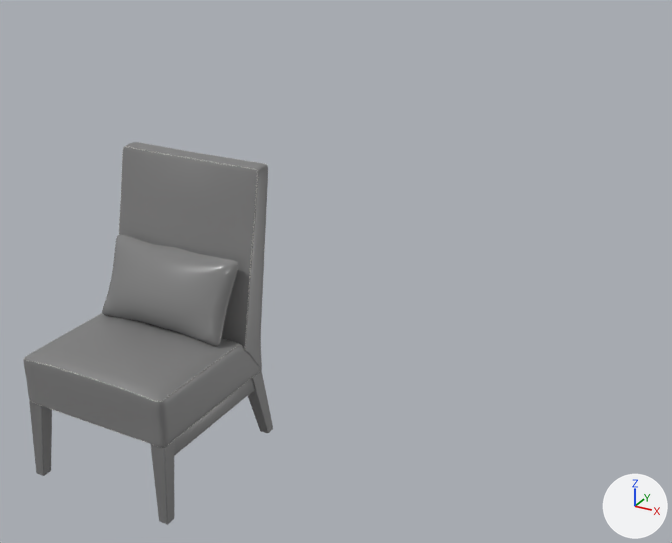
The COLLADA model Chair45.DAE: old version first, new version second.
Before and after are seen from a camera (50 mm lens) standing at (3.14, -2.44, 2.17) and looking at (0.98, 1.49, 0.21). Every picture has the same lights, and +X, +Y and +Z are marked at lower right.

Names of what the first picture shows: 'Vol2_Chair0045'.
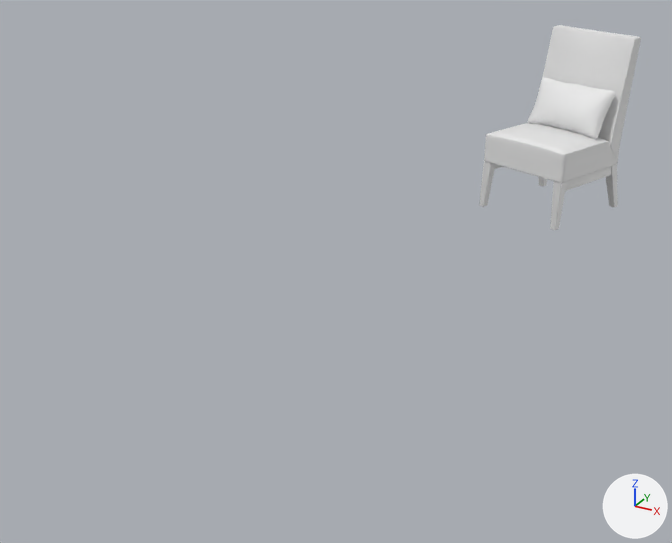
Diff of the bpy script that builds the scene:
```diff
--- a/Chair45.DAE.py
+++ b/Chair45.DAE.py
@@ me_vol2_chair0045mesh @@
 me_vol2_chair0045mesh.from_pydata(...)  # 10686 vertices, 21336 faces; spans x -0.322..0.322, y -1.15..0.0, z -0.366..0.366
 # used by ob_vol2_chair0045; location = (0.992, 0.0, 0.0); rotation_euler = (-1.571, 0.0, 0.0), in degrees (-90, 0, 0)
+# me_vol2_chair0045mesh part 1: all 1748 faces that had it switch from mat_wood (grey #7f7f7f) to no material
+# me_vol2_chair0045mesh part 2: all 12612 faces that had it switch from mat_leather (grey #7f7f7f) to no material
+# me_vol2_chair0045mesh part 3: all 2128 faces that had it switch from mat_fabric (grey #7f7f7f) to no material
+# me_vol2_chair0045mesh part 4: all 4848 faces that had it switch from mat_fabric_ncl1_1 (white #ece9e2) to no material
@@ ob_vol2_chair0045 @@
 ob_vol2_chair0045 = bpy.data.objects.new('Vol2_Chair0045', me_vol2_chair0045mesh)
-ob_vol2_chair0045.location = (0.992, 0.0, 0.0)
-ob_vol2_chair0045.rotation_euler = (-1.571, 0.0, 0.0)  # degrees (-90, 0, 0)
+ob_vol2_chair0045.location = (1.495, 3.617, 0.0)
+ob_vol2_chair0045.rotation_euler = (-1.571, 0.0, -0.349)  # degrees (-90, 0, -20)
```

Pixel boxes [x1, y1, x2, y2] of what changed, in the pictures (672 x 543 px):
'Vol2_Chair0045', recoloured, moved, turned: before [23, 142, 273, 525]; after [479, 25, 641, 230]
part 1 of me_vol2_chair0045mesh, recoloured: before [29, 371, 273, 525]; after [479, 161, 618, 230]
part 2 of me_vol2_chair0045mesh, recoloured: before [23, 142, 268, 448]; after [484, 25, 641, 183]
part 3 of me_vol2_chair0045mesh, recoloured: before [102, 234, 238, 346]; after [527, 77, 615, 139]
part 4 of me_vol2_chair0045mesh, recoloured: before [25, 142, 268, 447]; after [489, 25, 641, 183]
